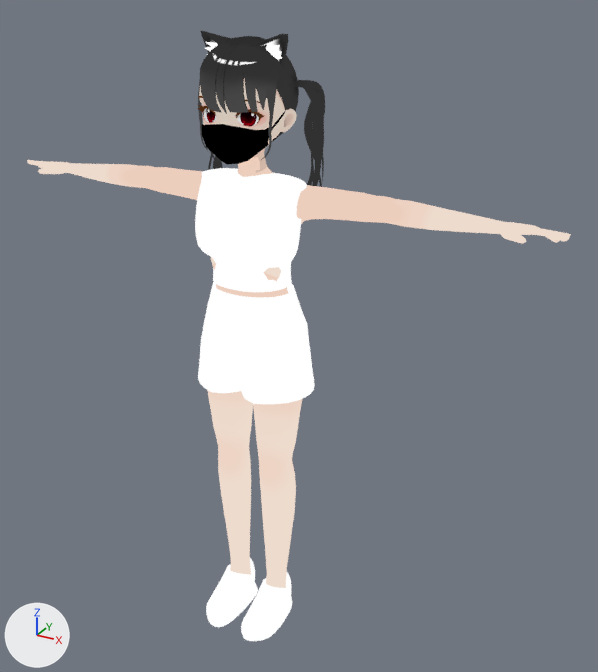
One commit to the Blender file Jiraichan.blend: the scene before it, then after it.
Camera for both pictures: a 50 mm lens placed at (5.83, -9.2, 9.57), pointed at (0.53, 0.44, 4.75). The lights are fixed; the arrows at lower left show +X, +Y and +Z.

Names of what the first picture shows: 'Body', 'Face', 'Hair', 'Mask', 'Nekomimi', 'NurbsPath', 'Pants', 'Shirt', 'Shoes'.
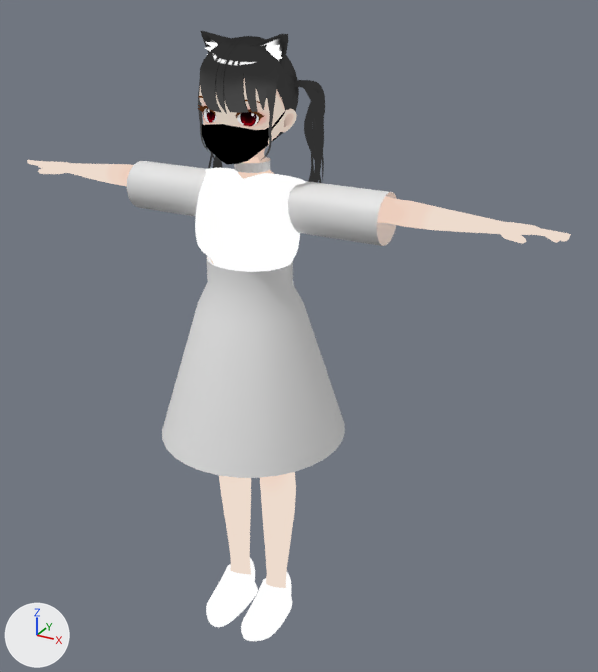
Location of each change, [x1, y1, x2, y2] in pixels of the pictures (598 x 672 px):
'Skirt', added: after [162, 256, 345, 478]
'Pants', deleted: before [198, 281, 315, 404]
'sleeve', added: after [127, 161, 397, 246]
'Cylinder', added: after [234, 157, 270, 173]

The change, as a diff of the scene's bpy script:
```diff
--- a/Jiraichan.blend.py
+++ b/Jiraichan.blend.py
@@ me_cylinder_007 @@
+me_cylinder_007.from_pydata(...)  # 128 vertices, 96 faces; spans x -1.37..1.37, y -1.37..1.37, z 3.31..5.97
+me_cylinder_007.polygons.foreach_set('use_smooth', [True] * 96)
@@ me_cylinder_006 @@
+me_cylinder_006.from_pydata(...)  # 32 vertices, 16 faces; spans x -0.242..0.242, y -0.122..0.361, z 7.18..7.304
+me_cylinder_006.polygons.foreach_set('use_smooth', [True] * 16)
@@ me_cylinder_005 @@
+me_cylinder_005.from_pydata(...)  # 32 vertices, 16 faces; spans x 0.528..1.94, y -0.159..0.52, z 6.402..7.081
+me_cylinder_005.polygons.foreach_set('use_smooth', [True] * 16)
@@ ob_pants @@
-ob_pants = bpy.data.objects.new('Pants', me_cylinder_001)
-ob_pants.location = (0.0, 0.0, 0.0)
-ob_pants.scale = (0.391, 0.391, 0.391)
-_m = ob_pants.modifiers.new('Mirror', 'MIRROR')
-_m.use_clip = True
@@ ob_skirt @@
+ob_skirt = bpy.data.objects.new('Skirt', me_cylinder_007)
+ob_skirt.location = (0.0, 0.0, 0.0)
@@ ob_cylinder @@
+ob_cylinder = bpy.data.objects.new('Cylinder', me_cylinder_006)
+ob_cylinder.location = (0.0, 0.0, 0.0)
@@ ob_sleeve @@
+ob_sleeve = bpy.data.objects.new('sleeve', me_cylinder_005)
+ob_sleeve.location = (0.0, 0.0, 0.0)
+_m = ob_sleeve.modifiers.new('Mirror', 'MIRROR')
```
